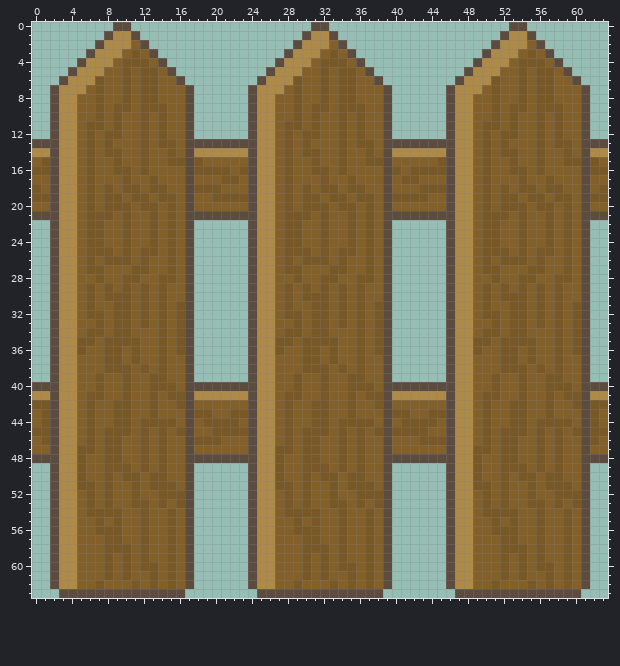
Pixel-art sprite, stored at Assets/Sprites/fence.png. Above is the file before it was changed.
The file is 64x64 pixels.
New version:
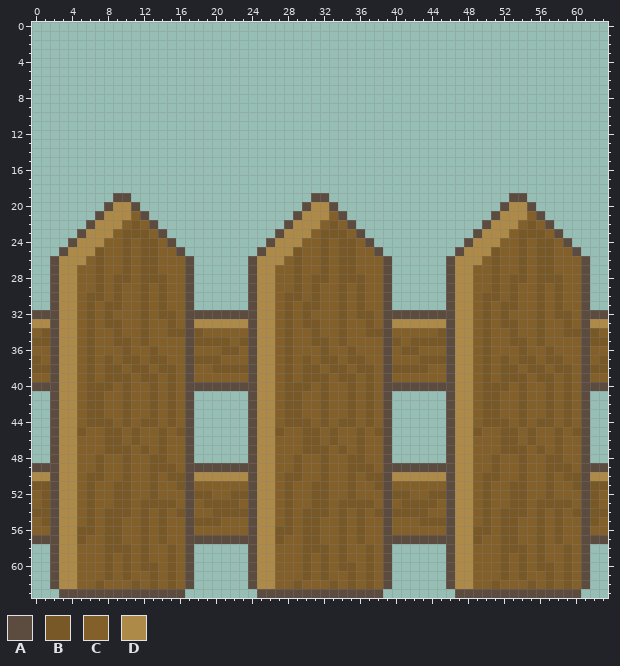
Palette (. is transparent): A #5c4c40  B #785826  C #83602a  D #ae8a48
Edits made:
@@ x 0..63 @@
- 0 .........AA....................AA....................AA.........
- 1 ........ADDA..................ADDA..................ADDA........
- 2 .......ADDDCA................ADDDCA................ADDDCA.......
- 3 ......ADDDCBCA..............ADDDCBCA..............ADDDCBCA......
- 4 .....ADDDCBBBCA............ADDDCBBBCA............ADDDCBBBCA.....
- 5 ....ADDDCCBCBBCA..........ADDDCCBCBBCA..........ADDDCCBCBBCA....
- 6 ...ADDDBCCBCBBCCA........ADDDBCCBCBBCCA........ADDDBCCBCBBCCA...
- 7 ..ADDDCBCCBCBBCCCA......ADDDCBCCBCBBCCCA......ADDDCBCCBCBBCCCA..
- 8 ..ADDCCBCCBCBBCCCA......ADDCCBCCBCBBCCCA......ADDCCBCCBCBBCCCA..
- 9 ..ADDCCBCBBCBBBCCA......ADDCCBCBBCBBBCCA......ADDCCBCBBCBBBCCA..
-10 ..ADDCCBCBCCBCBCCA......ADDCCBCBCCBCBCCA......ADDCCBCBCCBCBCCA..
-11 ..ADDCBBCBCCBCBCCA......ADDCBBCBCCBCBCCA......ADDCBBCBCCBCBCCA..
-12 ..ADDCBCBBCCBCBCCA......ADDCBCBBCCBCBCCA......ADDCBCBBCCBCBCCA..
-13 AAADDCBCBCCCBCBBCAAAAAAAADDCBCBCCCBCBBCAAAAAAAADDCBCBCCCBCBBCAAA
-14 DDADDCBCBBCCBCCBCADDDDDDADDCBCBBCCBCCBCADDDDDDADDCBCBBCCBCCBCADD
-15 CBADDCBCCBCCBCCBBABCCCCCADDCBCCBCCBCCBBACCCCCBADDCBCCBCCBCCBBABC
-16 BBADDCBCCBBCBCCCCABBBBCBADDCBCCBBCBCCCCABCBBBBADDCBCCBBCBCCCCABB
-17 CCADDCBCCCBCCBCCCACCCBBCADDCBCCCBCCBCCCACBBCCCADDCBCCCBCCBCCCACC
-18 BCADDCBCBCBBCBBCCABBBCCCADDCBCBCBBCBBCCACCCBBBADDCBCBCBBCBBCCACB
-19 BBADDCBCBBCBBCBBCACCBBBBADDCBCBBCBBCBBCABBBBCCADDCBCBBCBBCBBCABB
-20 CCADDCBCBBBCBBCBCACCCCCCADDCBCBBBCBBCBCACCCCCCADDCBCBBBCBBCBCACC
-21 AAADDCBBBCBCCBCBCAAAAAAAADDCBBBCBCCBCBCAAAAAAAADDCBBBCBCCBCBCAAA
-22 ..ADDCBBCCBCCBCBCA......ADDCBBCCBCCBCBCA......ADDCBBCCBCCBCBCA..
-23 ..ADDCBBCCBCCBCBCA......ADDCBBCCBCCBCBCA......ADDCBBCCBCCBCBCA..
-24 ..ADDCBBCCBCCBCBCA......ADDCBBCCBCCBCBCA......ADDCBBCCBCCBCBCA..
-25 ..ADDCBBBCBCBBCBCA......ADDCBBBCBCBBCBCA......ADDCBBBCBCBBCBCA..
-26 ..ADDCBCBBBCBCCBCA......ADDCBCBBBCBCCBCA......ADDCBCBBBCBCCBCA..
-27 ..ADDCBBCCCBBCCBCA......ADDCBBCCCBBCCBCA......ADDCBBCCCBBCCBCA..
-28 ..ADDCCBCCBBCCBBCA......ADDCCBCCBBCCBBCA......ADDCCBCCBBCCBBCA..
-29 ..ADDCBCBCBCBCBCCA......ADDCBCBCBCBCBCCA......ADDCBCBCBCBCBCCA..
-30 ..ADDCBCBBBCBCBCCA......ADDCBCBBBCBCBCCA......ADDCBCBBBCBCBCCA..
-31 ..ADDCBCCBBCBCBCBA......ADDCBCCBBCBCBCBA......ADDCBCCBBCBCBCBA..
-32 ..ADDCBBCBBCBCBCBA......ADDCBBCBBCBCBCBA......ADDCBBCBBCBCBCBA..
-33 ..ADDCCBCBBCBCBCBA......ADDCCBCBBCBCBCBA......ADDCCBCBBCBCBCBA..
-34 ..ADDCBBCBBCCCBCBA......ADDCBBCBBCCCBCBA......ADDCBBCBBCCCBCBA..
-35 ..ADDBBCBBBBCCBCBA......ADDBBCBBBBCCBCBA......ADDBBCBBBBCCBCBA..
-36 ..ADDBCCBBCBCCBCBA......ADDBCCBBCBCCBCBA......ADDBCCBBCBCCBCBA..
-37 ..ADDCCCBBCBCCBCCA......ADDCCCBBCBCCBCCA......ADDCCCBBCBCCBCCA..
-38 ..ADDCCCBBBCBCBCCA......ADDCCCBBBCBCBCCA......ADDCCCBBBCBCBCCA..
-39 ..ADDCCBCCBCCBBCCA......ADDCCBCCBCCBBCCA......ADDCCBCCBCCBBCCA..
-40 AAADDCCBCCBCCBBBCAAAAAAAADDCCBCCBCCBBBCAAAAAAAADDCCBCCBCCBBBCAAA
-41 DDADDCBBCCBCCBCBBADDDDDDADDCBBCCBCCBCBBADDDDDDADDCBBCCBCCBCBBADD
-42 BBADDCBCCBBCCBCCBACCCCCCADDCBCCBBCCBCCBACCCCCCADDCBCCBBCCBCCBABB
-43 CBADDCBCCBBCCBCCCABBCCBBADDCBCCBBCCBCCCABBCCBBADDCBCCBBCCBCCCABC
-44 CBADDCBCCBBCBBBBCACBBBBCADDCBCCBBCBBBBCACBBBBCADDCBCCBBCBBBBCABC
-45 BBADDCBCBBBCBCBCBACCBBBBADDCBCBBBCBCBCBABBBBCCADDCBCBBBCBCBCBABB
-46 CBADDCBCBBCCBCBCCABBBCCCADDCBCBBCCBCBCCACCCBBBADDCBCBBCCBCBCCABC
-47 CCADDBBCBBCCBCBCCACCCCCCADDBBCBBCCBCBCCACCCCCCADDBBCBBCCBCBCCACC
-48 AAADDBCCBBCCBCBCCAAAAAAAADDBCCBBCCBCBCCAAAAAAAADDBCCBBCCBCBCCAAA
-49 ..ADDBCCBBBCBCBCCA......ADDBCCBBBCBCBCCA......ADDBCCBBBCBCBCCA..
-50 ..ADDBCCBCBBCBBCCA......ADDBCCBCBBCBBCCA......ADDBCCBCBBCBBCCA..
-51 ..ADDBBCBCCBCBBBCA......ADDBBCBCCBCBBBCA......ADDBBCBCCBCBBBCA..
-52 ..ADDCBCBCCBCCBBBA......ADDCBCBCCBCCBBBA......ADDCBCBCCBCCBBBA..
-53 ..ADDCBCBCCBBCBCBA......ADDCBCBCCBBCBCBA......ADDCBCBCCBBCBCBA..
-54 ..ADDCBBBBCCBCCBCA......ADDCBBBBCCBCCBCA......ADDCBBBBCCBCCBCA..
-55 ..ADDCCBCBCCBCCBCA......ADDCCBCBCCBCCBCA......ADDCCBCBCCBCCBCA..
-56 ..ADDCCBBBCCBCCBCA......ADDCCBBBCCBCCBCA......ADDCCBBBCCBCCBCA..
-57 ..ADDCCCBBCCBCCBCA......ADDCCCBBCCBCCBCA......ADDCCCBBCCBCCBCA..
+ 0 ................................................................
+ 1 ................................................................
+ 2 ................................................................
+ 3 ................................................................
+ 4 ................................................................
+ 5 ................................................................
+ 6 ................................................................
+ 7 ................................................................
+ 8 ................................................................
+ 9 ................................................................
+10 ................................................................
+11 ................................................................
+12 ................................................................
+13 ................................................................
+14 ................................................................
+15 ................................................................
+16 ................................................................
+17 ................................................................
+18 ................................................................
+19 .........AA....................AA....................AA.........
+20 ........ADDA..................ADDA..................ADDA........
+21 .......ADDDCA................ADDDCA................ADDDCA.......
+22 ......ADDDCBCA..............ADDDCBCA..............ADDDCBCA......
+23 .....ADDDCBBBCA............ADDDCBBBCA............ADDDCBBBCA.....
+24 ....ADDDCCBCBBCA..........ADDDCCBCBBCA..........ADDDCCBCBBCA....
+25 ...ADDDBCCBCBBCCA........ADDDBCCBCBBCCA........ADDDBCCBCBBCCA...
+26 ..ADDDCBCCBCBBCCCA......ADDDCBCCBCBBCCCA......ADDDCBCCBCBBCCCA..
+27 ..ADDCCBCCBCBBCCCA......ADDCCBCCBCBBCCCA......ADDCCBCCBCBBCCCA..
+28 ..ADDCCBCBBCBBBCCA......ADDCCBCBBCBBBCCA......ADDCCBCBBCBBBCCA..
+29 ..ADDCCBCBCCBCBCCA......ADDCCBCBCCBCBCCA......ADDCCBCBCCBCBCCA..
+30 ..ADDCBBCBCCBCBCCA......ADDCBBCBCCBCBCCA......ADDCBBCBCCBCBCCA..
+31 ..ADDCBCBBCCBCBCCA......ADDCBCBBCCBCBCCA......ADDCBCBBCCBCBCCA..
+32 AAADDCBCBCCCBCBBCAAAAAAAADDCBCBCCCBCBBCAAAAAAAADDCBCBCCCBCBBCAAA
+33 DDADDCBCBBCCBCCBCADDDDDDADDCBCBBCCBCCBCADDDDDDADDCBCBBCCBCCBCADD
+34 CBADDCBCCBCCBCCBBABCCCCCADDCBCCBCCBCCBBACCCCCBADDCBCCBCCBCCBBABC
+35 BBADDCBCCBBCBCCCCABBBBCBADDCBCCBBCBCCCCABCBBBBADDCBCCBBCBCCCCABB
+36 CCADDCBCCCBCCBCCCACCCBBCADDCBCCCBCCBCCCACBBCCCADDCBCCCBCCBCCCACC
+37 BCADDCBCBCBBCBBCCABBBCCCADDCBCBCBBCBBCCACCCBBBADDCBCBCBBCBBCCACB
+38 BBADDCBCBBCBBCBBCACCBBBBADDCBCBBCBBCBBCABBBBCCADDCBCBBCBBCBBCABB
+39 CCADDCBCBBBCBBCBCACCCCCCADDCBCBBBCBBCBCACCCCCCADDCBCBBBCBBCBCACC
+40 AAADDCBBBCBCCBCBCAAAAAAAADDCBBBCBCCBCBCAAAAAAAADDCBBBCBCCBCBCAAA
+41 ..ADDCBBCCBCCBCBCA......ADDCBBCCBCCBCBCA......ADDCBBCCBCCBCBCA..
+42 ..ADDCBBCCBCCBCBCA......ADDCBBCCBCCBCBCA......ADDCBBCCBCCBCBCA..
+43 ..ADDCBBCCBCCBCBCA......ADDCBBCCBCCBCBCA......ADDCBBCCBCCBCBCA..
+44 ..ADDCBBBCBCBBCBCA......ADDCBBBCBCBBCBCA......ADDCBBBCBCBBCBCA..
+45 ..ADDBCCBBCBCCBCBA......ADDBCCBBCBCCBCBA......ADDBCCBBCBCCBCBA..
+46 ..ADDCCCBBCBCCBCCA......ADDCCCBBCBCCBCCA......ADDCCCBBCBCCBCCA..
+47 ..ADDCCCBBBCBCBCCA......ADDCCCBBBCBCBCCA......ADDCCCBBBCBCBCCA..
+48 ..ADDCCBCCBCCBBCCA......ADDCCBCCBCCBBCCA......ADDCCBCCBCCBBCCA..
+49 AAADDCCBCCBCCBBBCAAAAAAAADDCCBCCBCCBBBCAAAAAAAADDCCBCCBCCBBBCAAA
+50 DDADDCBBCCBCCBCBBADDDDDDADDCBBCCBCCBCBBADDDDDDADDCBBCCBCCBCBBADD
+51 BBADDCBCCBBCCBCCBACCCCCCADDCBCCBBCCBCCBACCCCCCADDCBCCBBCCBCCBABB
+52 CBADDCBCCBBCCBCCCABBCCBBADDCBCCBBCCBCCCABBCCBBADDCBCCBBCCBCCCABC
+53 CBADDCBCCBBCBBBBCACBBBBCADDCBCCBBCBBBBCACBBBBCADDCBCCBBCBBBBCABC
+54 BBADDCBCBBBCBCBCBACCBBBBADDCBCBBBCBCBCBABBBBCCADDCBCBBBCBCBCBABB
+55 CBADDCBCBBCCBCBCCABBBCCCADDCBCBBCCBCBCCACCCBBBADDCBCBBCCBCBCCABC
+56 CCADDBBCBBCCBCBCCACCCCCCADDBBCBBCCBCBCCACCCCCCADDBBCBBCCBCBCCACC
+57 AAADDBCCBBCCBCBCCAAAAAAAADDBCCBBCCBCBCCAAAAAAAADDBCCBBCCBCBCCAAA
 58 ..ADDCCCBBBCBCCBCA......ADDCCCBBBCBCCBCA......ADDCCCBBBCBCCBCA..
Changed places in both pictures, as pixel boxes (x1, y1, x2, y2):
changed: (32, 22, 608, 544)
